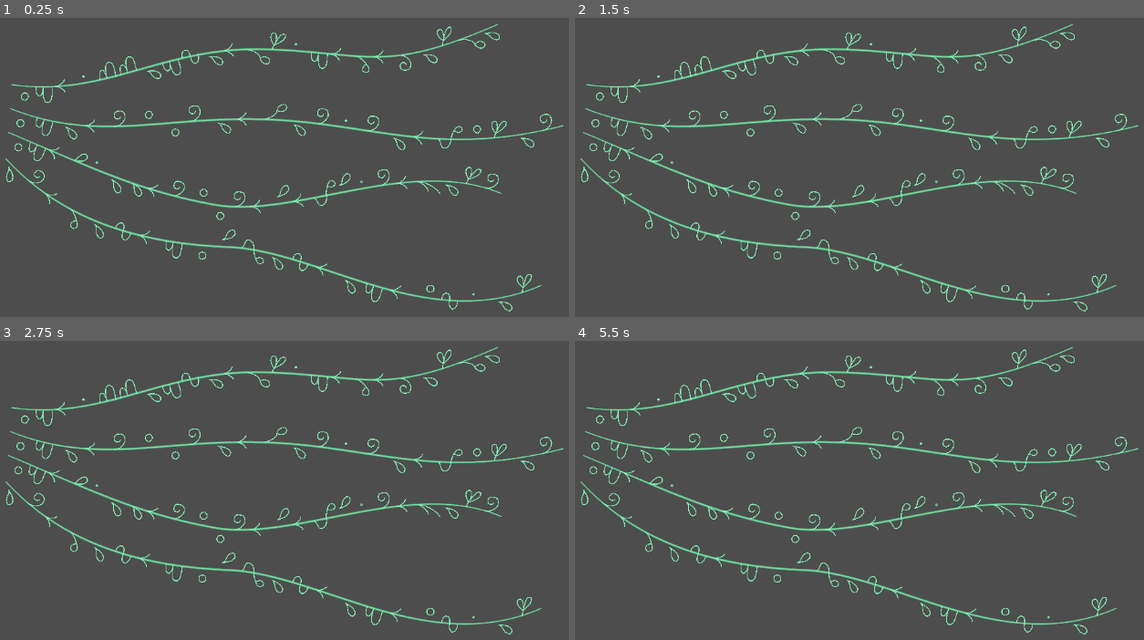
Above: before the commit, frames 1-4 (two rows, left to right).
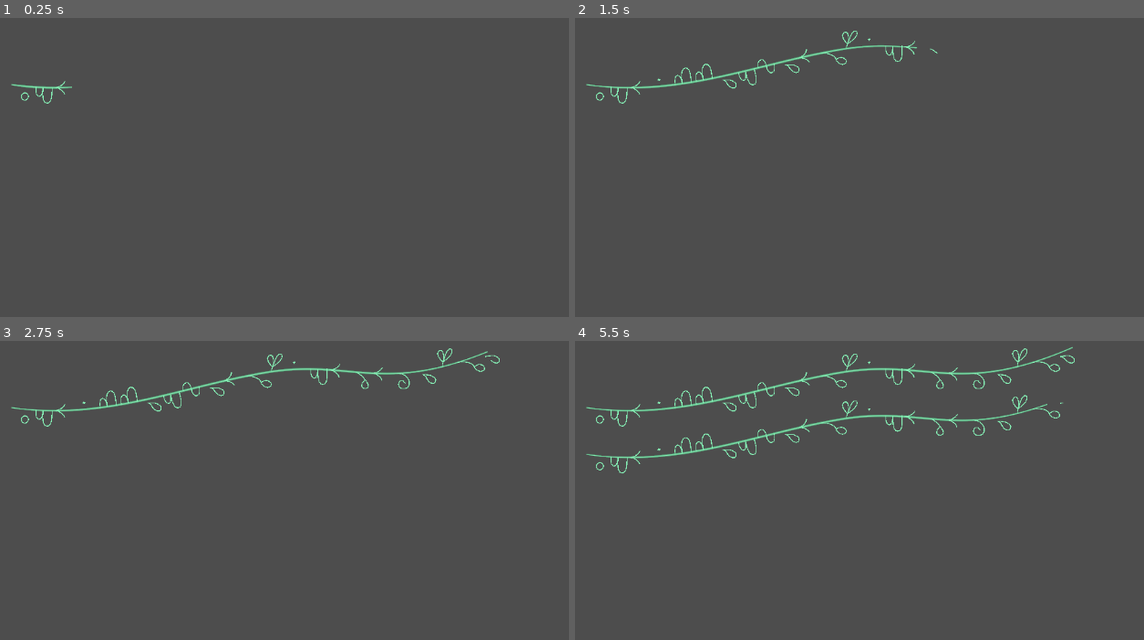
Above: after the commit, the same moments.

Repository: deplanty/tendrilis
Game: Godot game, scene res://main.tscn
Two runs of this game, one before a commit and one after it. Both use one fixed random seed, a clock stepped at 60 frames per second and the inputs below.
Inputs:
- Up to frame 1 (0.25 s): no input
- Up to frame 2 (1.5 s): no input
- Up to frame 3 (2.75 s): no input
- Up to frame 4 (5.5 s): tap Enter at 3.5 s; tap Space at 4.25 s

The runs differ from the first frame. In frame 1, 5.3% of the frame differs, in the area x 0-100%, y 1-99%; in frame 2, 5.9%; in frame 3, 6.1%; in frame 4, 7.2%, in the area x 0-100%, y 2-99%.

Commit message:
Fix: bug when running the main scene
The tendrilis didn't use the show_factor variable to display the text.
The problem was using the export variable with the setget functions with
"if not is_node_ready(): await ready".
The correct way is to init everything in the _ready function and in the
setget functions use "if is_node_ready():" do what should be done.

Diff:
--- a/letters/growing_line_2d.gd
+++ b/letters/growing_line_2d.gd
@@ -7,18 +7,16 @@
 @export var cached_points: PackedVector2Array:
 	set(value):
 		cached_points = value
-		if not is_node_ready():
-			await ready
-		clear_points()
-		_update_line()
+		if is_node_ready():
+			clear_points()
+			_update_line()
 
 ## The percent of the line that is shown.
 @export_range(0.0, 1.0, 0.01) var show_factor: float = 0:
 	set(value):
 		show_factor = value
-		if not is_node_ready():
-			await ready
-		_update_line()
+		if is_node_ready():
+			_update_line()
 
 
 func _ready() -> void:
--- a/letters/tendrilis_character.gd
+++ b/letters/tendrilis_character.gd
@@ -44,7 +44,7 @@
 			await ready
 		for line in shapes_container.get_children():
 			line.show_factor = show_factor
-		#$Label.scale = Vector2(show_factor, show_factor)
+		$Label.scale = Vector2(show_factor, show_factor)
 
 @onready var shapes_container: Node2D = %Shapes
 
--- a/main.gd
+++ b/main.gd
@@ -2,6 +2,8 @@
 
 
 
-#func _ready() -> void:
-	#for tendrilis in get_children():
-		#tendrilis.grow(5, true)
+func _ready() -> void:
+	if get_child_count() >= 2:
+		for index in get_child_count() - 1:
+			get_child(index + 1).grow_after(get_child(index), 3)
+		get_child(0).grow(3)
--- a/main.tscn
+++ b/main.tscn
@@ -1,33 +1,13 @@
-[gd_scene load_steps=7 format=3 uid="uid://c1qdsgjwbgaf0"]
+[gd_scene load_steps=4 format=3 uid="uid://c1qdsgjwbgaf0"]
 
 [ext_resource type="Script" uid="uid://d20hcgvpn4p44" path="res://main.gd" id="1_0xm2m"]
 [ext_resource type="PackedScene" uid="uid://dujnautdls7wa" path="res://tendrilis.tscn" id="1_ig7tw"]
 
 [sub_resource type="Curve2D" id="Curve2D_ig7tw"]
+resource_local_to_scene = true
 bake_interval = 10.0
 _data = {
-"points": PackedVector2Array(-148.23486, -21.006721, 148.23486, 21.006721, 11, 126, -164.30452, -5.861246, 164.30452, 5.861246, 414, 70, -179.46184, 77.770996, 179.46184, -77.770996, 778, 31)
-}
-point_count = 3
-
-[sub_resource type="Curve2D" id="Curve2D_0xm2m"]
-bake_interval = 10.0
-_data = {
-"points": PackedVector2Array(-138.55484, -54.886734, 138.55484, 54.886734, 9, 52, -164.30452, -5.861246, 164.30452, 5.861246, 414, 69, -198.82184, 51.150993, 198.82184, -51.150993, 882, 79)
-}
-point_count = 3
-
-[sub_resource type="Curve2D" id="Curve2D_h2yge"]
-bake_interval = 10.0
-_data = {
-"points": PackedVector2Array(-120.40485, -50.046722, 120.40485, 50.046722, 6, -36, -125.58452, -22.801247, 125.58452, 22.801247, 331, 78, -143.16183, -60.169006, 143.16183, 60.169006, 784, 60)
-}
-point_count = 3
-
-[sub_resource type="Curve2D" id="Curve2D_1bvp3"]
-bake_interval = 10.0
-_data = {
-"points": PackedVector2Array(-87.734856, -94.81673, 87.734856, 94.81673, 0, -123, -144.94452, -5.861246, 144.94452, 5.861246, 351, 16, -179.46184, 77.770996, 179.46184, -77.770996, 845, 77)
+"points": PackedVector2Array(-148.23486, -21.006721, 148.23486, 21.006721, 11, 126, -134.93494, 22.142302, 134.93494, -22.142302, 414, 70, -179.46184, 77.770996, 179.46184, -77.770996, 778, 31)
 }
 point_count = 3
 
@@ -42,22 +22,22 @@
 show_translation = false
 
 [node name="Tendrilis2" parent="." instance=ExtResource("1_ig7tw")]
-position = Vector2(70, 171)
-curve = SubResource("Curve2D_0xm2m")
-text = "Une toute petite forêt"
+position = Vector2(70, 133)
+curve = SubResource("Curve2D_ig7tw")
+text = "Un immense brin d'herbe"
 color = Color(0.5254902, 0.94509804, 0.7137255, 1)
 show_translation = false
 
 [node name="Tendrilis3" parent="." instance=ExtResource("1_ig7tw")]
-position = Vector2(70, 297)
-curve = SubResource("Curve2D_h2yge")
-text = "Un ciel tout à fait vert"
+position = Vector2(70, 210)
+curve = SubResource("Curve2D_ig7tw")
+text = "Un immense brin d'herbe"
 color = Color(0.5254902, 0.94509804, 0.7137255, 1)
 show_translation = false
 
 [node name="Tendrilis4" parent="." instance=ExtResource("1_ig7tw")]
-position = Vector2(72, 426)
-curve = SubResource("Curve2D_1bvp3")
-text = "Et des nuages en osier"
+position = Vector2(70, 282)
+curve = SubResource("Curve2D_ig7tw")
+text = "Un immense brin d'herbe"
 color = Color(0.5254902, 0.94509804, 0.7137255, 1)
 show_translation = false
--- a/tendrilis.gd
+++ b/tendrilis.gd
@@ -18,53 +18,47 @@
 @export_multiline var text: String = "":
 	set(value):
 		text = value
-		if not is_node_ready():
-			await ready
-		_init_text()
-		_draw_text()
+		if is_node_ready():
+			_init_text()
+			_draw_text()
 
 ## The size of the text.
 @export_range(1, 100, 1, "or_greater", "suffix:pt") var fontsize: int = 32:
 	set(value):
 		fontsize = value
-		if not is_node_ready():
-			await ready
-		_update_text()
+		if is_node_ready():
+			_update_text()
 
 ## The thickness of the baseline.
 @export_range(1, 20, 0.1, "or_greater", "suffix:pt") var thickness: float = 4:
 	set(value):
 		thickness = value
-		if not is_node_ready():
-			await ready
-		_update_baseline()
+		if is_node_ready():
+			_update_baseline()
 
 ## The color of the text and of the baseline.
 @export var color: Color = Color.WHITE:
 	set(value):
 		color = value
-		if not is_node_ready():
-			await ready
-		_update_baseline()
-		_update_text()
+		if is_node_ready():
+			_update_baseline()
+			_update_text()
 
 ## The percent of the tendrilis to show.
 @export_range(0, 1, 0.001) var show_factor: float = 0.:
 	set(value):
 		_show_factor_previous = show_factor
 		show_factor = value
-		if not is_node_ready():
-			await ready
-		baseline.show_factor = show_factor
-		_draw_text()
+		if is_node_ready():
+			baseline.show_factor = show_factor
+			_draw_text()
 
 ## Show the translation of the tendrilis
 @export var show_translation: bool = true:
 	set(value):
 		show_translation = value
-		if not is_node_ready():
-			await ready
-		_update_text_translation()
+		if is_node_ready():
+			_update_text_translation()
 
 @export_group("Scenes", "scene")
 @export var scene_tendrilis_character: PackedScene = load("res://letters/tendrilis_character.tscn")
@@ -87,16 +81,16 @@
 func _ready() -> void:
 	_baseline_length = curve.get_baked_length()
 	baseline.cached_points = curve.get_baked_points()
-	baseline.width = 1
-	baseline.default_color = color
 	baseline.antialiased = true
 	baseline.begin_cap_mode = Line2D.LINE_CAP_ROUND
 	baseline.end_cap_mode = Line2D.LINE_CAP_ROUND
+	_update_baseline()
+
+	curve.changed.connect(_on_curve_changed)
 
 	_init_text()
 	_draw_text()
-
-	curve.changed.connect(_on_curve_changed)
+	_update_text_translation()
 
 #endregion
 #region Events
@@ -122,6 +116,7 @@
 
 ## Update the baseline parameters color and thickness.
 func _update_baseline() -> void:
+	baseline.show_factor = show_factor
 	baseline.default_color = color
 	baseline.width = thickness
 
@@ -138,7 +133,7 @@
 		character.letter = chr
 		character.fontsize = fontsize
 		character.color = color
-		character.show_factor = 1.
+		character.show_factor = 0.
 		_update_text_char_position(character, index)
 		chars_container.add_child(character)
 
@@ -212,7 +207,7 @@
 
 	var tween = create_tween()\
 		.set_ease(Tween.EASE_OUT)\
-		.set_trans(Tween.TRANS_QUAD)
+		.set_trans(Tween.TRANS_SINE)
 	tween.tween_property(self, "show_factor", 1.0, duration)
 	await tween.finished
 	grow_finished.emit()
@@ -224,9 +219,14 @@
 
 	var tween = create_tween()\
 		.set_ease(Tween.EASE_OUT)\
-		.set_trans(Tween.TRANS_QUAD)
+		.set_trans(Tween.TRANS_SINE)
 	tween.tween_property(self, "show_factor", 0.0, duration)
 	await tween.finished
 	shrink_finished.emit()
 
-#endregion
+
+func grow_after(tendrilis: Tendrilis, duration: float) -> void:
+	await tendrilis.grow_finished
+	grow(duration)
+
+#endregion
